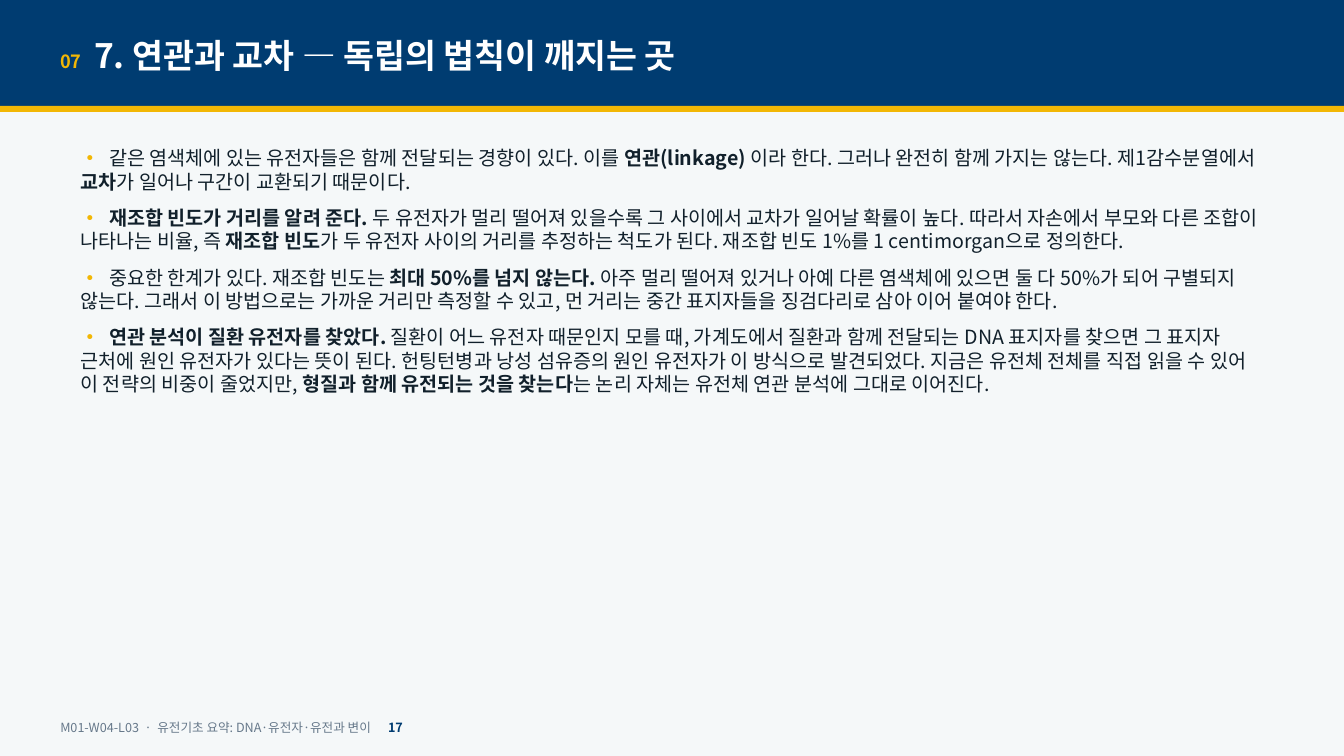
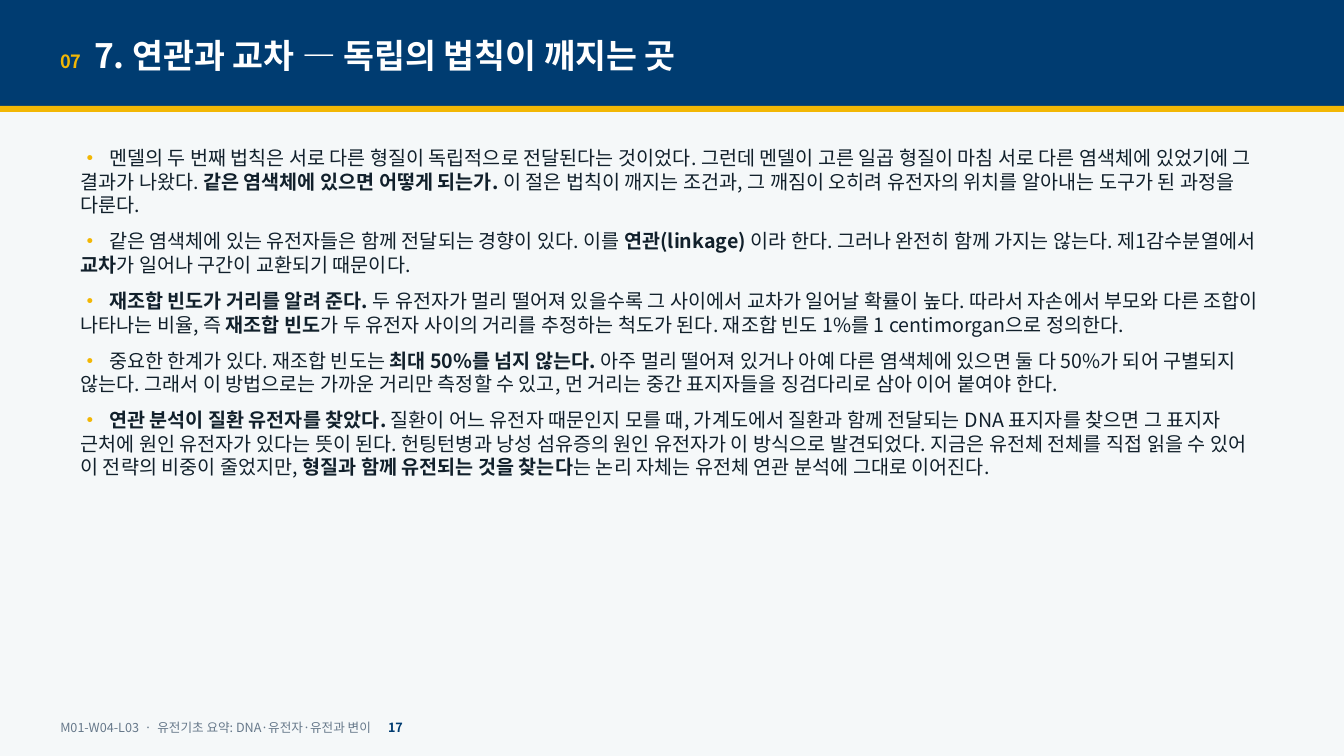
Before and after one commit to hoperiasd2/hoperiasd2.github.io, a slide deck: slide 17 of curriculum/M01/W04/L03/slides.pptx. Drawn at 1344x756 pixels with LibreOffice and Linux fonts; fonts in the diff are those of the drawing. Boxes give left, top, right and bottom in pixels: in the first picture for what was removed or moved away, otherwise in the second. Text is boxed around its words. In the diff, an @@ line names an element or a change of style, - is before the commit and + after.

```diff
--- a/curriculum/M01/W04/L03/slides.pptx
+++ b/curriculum/M01/W04/L03/slides.pptx
@@ text at (80, 148, 1251, 214): paragraph added @@
+• 멘델의 두 번째 법칙은 서로 다른 형질이 독립적으로 전달된다는 것이었다. 그런데 멘델이 고른 일곱 형질이 마침 서로 다른 염색체에 있었기에 그 결과가 나왔다. 같은 염색체에 있으면 어떻게 되는가. 이 절은 법칙이 깨지는 조건과, 그 깨짐이 오히려 유전자의 위치를 알아내는 도구가 된 과정을 다룬다.
```
Also in this commit, not shown: 8 other slides changed, 21 other files.
